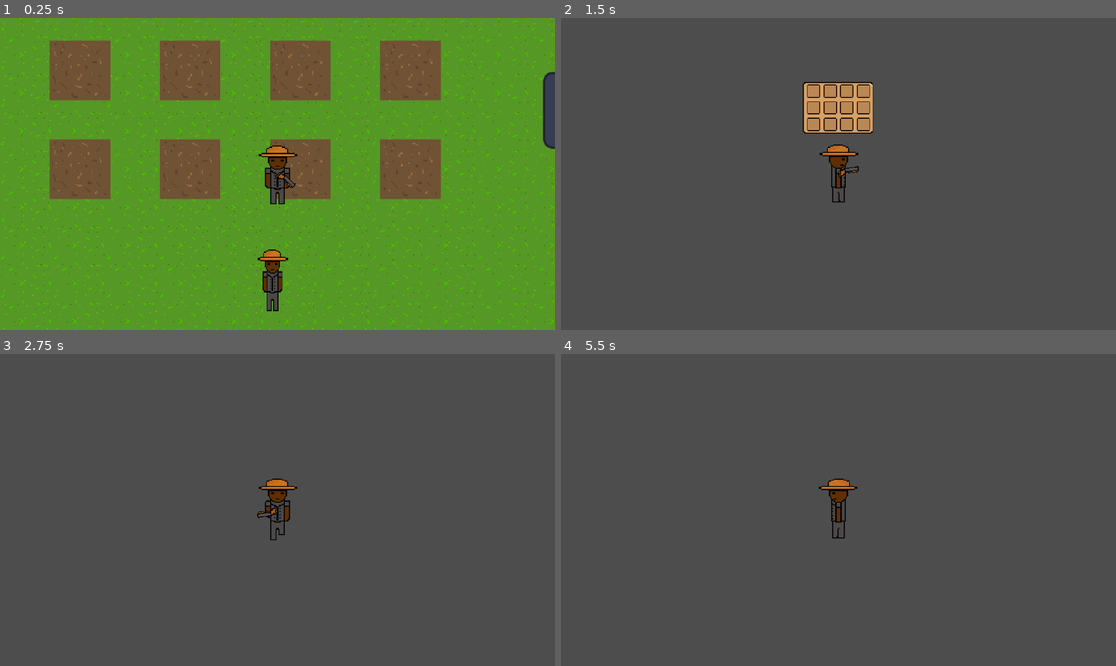
Above: before the commit, frames 1-4 (two rows, left to right).
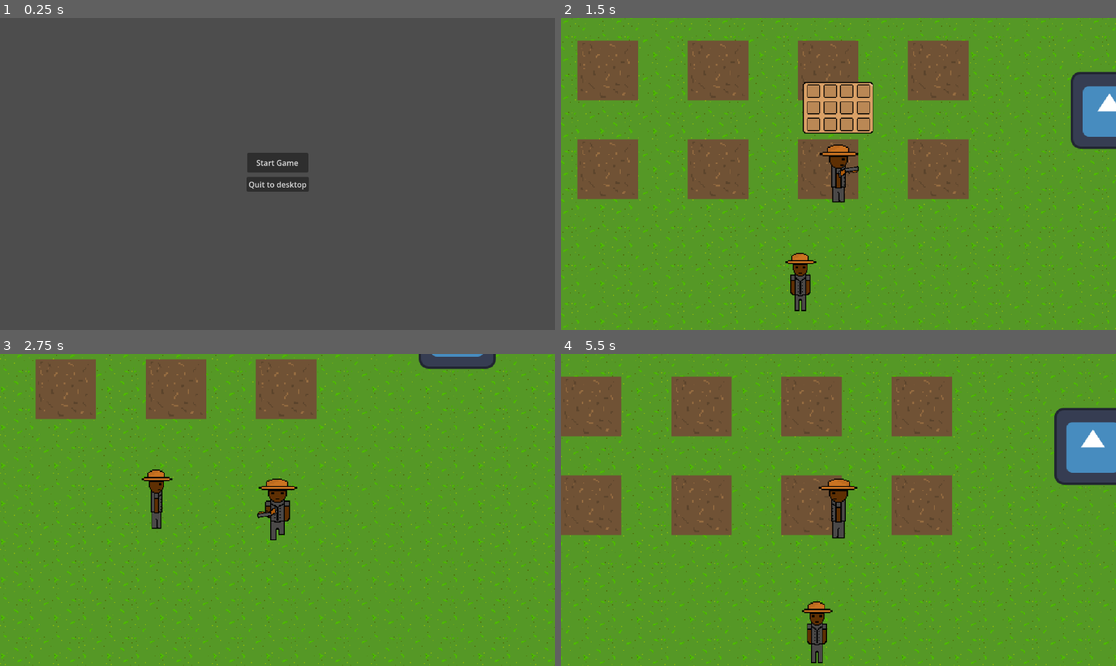
Above: after the commit, the same moments.

Repository: Joeredmile/FarmingDTG
Game: Godot game, scene res://scenes/menu.tscn
The game is run twice, just before and just after one commit, with the same random seed, the same clock (stepped at 60 frames per second) and the same inputs. Before the commit the project starts from res://scenes/level_1.tscn. The engine's default icon, where the game draws it, is replaced by a stand-in: a white triangle on a blue panel in a dark square.
Inputs (mouse positions are in pixels of both pictures, inside the frame that each line leads up to):
- Up to frame 1 (0.25 s): no input
- Up to frame 2 (1.5 s): click (838, 161) at 0.5 s, where only the run after the commit has a clickable "Start Game"; move the mouse to (960, 158) at 1.27 s; hold D (right) from 1.28 s (still down); tap I (i) at 1.35 s
- Up to frame 3 (2.75 s): move the mouse to (166, 525) at 2.02 s; release D (right) at 2.03 s; hold S (down) from 2.03 s (still down); tap 1 (hold_gun) at 2.1 s; tap I (i) at 2.3 s
- Up to frame 4 (5.5 s): move the mouse to (894, 441) at 2.77 s; release S (down) at 2.78 s; hold D (right) 2.78-3.53 s; tap I (i) at 2.85, 3.8, 4.55, 5.3 s; move the mouse to (810, 572) at 3.52 s; hold W (up) 3.53-4.28 s; tap E (interact) at 3.6 s; move the mouse to (1005, 556) at 4.27 s; hold 2 (no_hold_gun) 4.28-5.03 s; hold A (left) from 4.28 s (still down); move the mouse to (672, 463) at 5.02 s; click (672, 463) at 5.1 s

The runs differ from the first frame. In frame 1, 99% of the frame differs, in the area x 0-100%, y 0-100%; in frame 2, 96%; in frame 3, 99%; in frame 4, 98%.

Commit message:
something

Diff:
--- a/farming-dtg/project.godot
+++ b/farming-dtg/project.godot
@@ -11,7 +11,7 @@
 [application]
 
 config/name="FarmingDTG"
-run/main_scene="uid://c7tj736ie6igt"
+run/main_scene="uid://rcqfly1lk860"
 config/features=PackedStringArray("4.6", "Forward Plus")
 config/icon="res://icon.svg"
 
--- /dev/null
+++ b/farming-dtg/scenes/menu.gd
@@ -0,0 +1,21 @@
+extends Control
+
+
+# Called when the node enters the scene tree for the first time.
+func _ready() -> void:
+	pass # Replace with function body.
+
+
+# Called every frame. 'delta' is the elapsed time since the previous frame.
+func _process(delta: float) -> void:
+	pass
+
+
+
+
+func _on_play_pressed() -> void:
+	get_tree().change_scene_to_file("res://scenes/level_1.tscn")
+
+
+func _on_quit_pressed() -> void:
+	get_tree().quit()
--- /dev/null
+++ b/farming-dtg/scenes/menu.tscn
@@ -0,0 +1,46 @@
+[gd_scene format=3 uid="uid://rcqfly1lk860"]
+
+[ext_resource type="Script" uid="uid://cch470srgf6y5" path="res://scenes/menu.gd" id="1_yqeox"]
+
+[node name="menu" type="Control" unique_id=330199852]
+layout_mode = 3
+anchors_preset = 15
+anchor_right = 1.0
+anchor_bottom = 1.0
+grow_horizontal = 2
+grow_vertical = 2
+size_flags_horizontal = 4
+script = ExtResource("1_yqeox")
+
+[node name="play" type="Button" parent="." unique_id=547253610]
+layout_mode = 1
+anchors_preset = 8
+anchor_left = 0.5
+anchor_top = 0.5
+anchor_right = 0.5
+anchor_bottom = 0.5
+offset_left = -63.483887
+offset_top = -44.0
+offset_right = 63.483887
+offset_bottom = -3.0
+grow_horizontal = 2
+grow_vertical = 2
+text = "Start Game"
+
+[node name="quit" type="Button" parent="." unique_id=909900587]
+layout_mode = 1
+anchors_preset = 8
+anchor_left = 0.5
+anchor_top = 0.5
+anchor_right = 0.5
+anchor_bottom = 0.5
+offset_left = -64.5
+offset_top = 6.0
+offset_right = 64.5
+offset_bottom = 37.0
+grow_horizontal = 2
+grow_vertical = 2
+text = "Quit to desktop"
+
+[connection signal="pressed" from="play" to="." method="_on_play_pressed"]
+[connection signal="pressed" from="quit" to="." method="_on_quit_pressed"]
--- a/farming-dtg/scripts/npc.gd
+++ b/farming-dtg/scripts/npc.gd
@@ -1,7 +1,7 @@
 extends CharacterBody2D
 
 
-const speed = 100
+const speed = 40
 var current_state = IDLE
 
 var dir = Vector2.RIGHT
@@ -42,7 +42,7 @@
 			NEW_DIR:
 				dir = choose([Vector2.RIGHT, Vector2.UP, Vector2.LEFT, Vector2.DOWN])
 			MOVE:
-				print("working")
+				print("npc_working")
 				move(delta)
 
 func choose(array):
--- a/farming-dtg/scripts/player.gd
+++ b/farming-dtg/scripts/player.gd
@@ -2,7 +2,7 @@
 
 var shoot_cooldown = true
 var last_dir := Vector2.DOWN
-const SPEED = 10000.0
+const SPEED = 200.0
 const JUMP_VELOCITY = -400.0
 var last_direction
 @onready var gun: Sprite2D = $gun
Not shown, added: farming-dtg/scenes/menu.gd.uid
Not shown: 1 places in farming-dtg/scenes/player.tscn that only renumber resources
